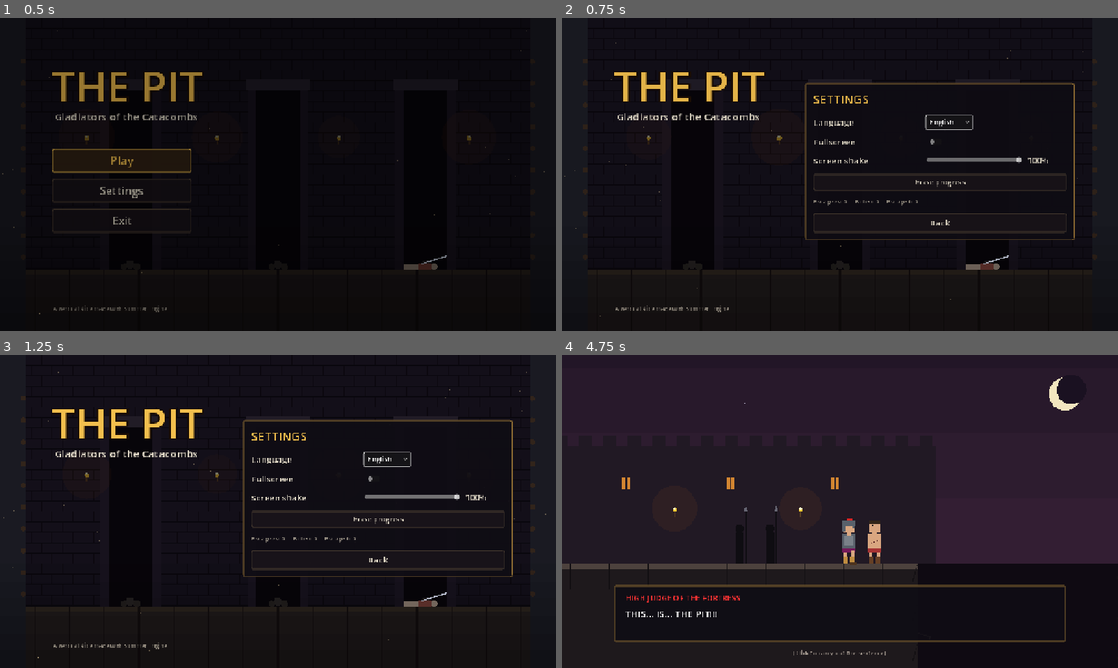
Above: before the commit, frames 1-4 (two rows, left to right).
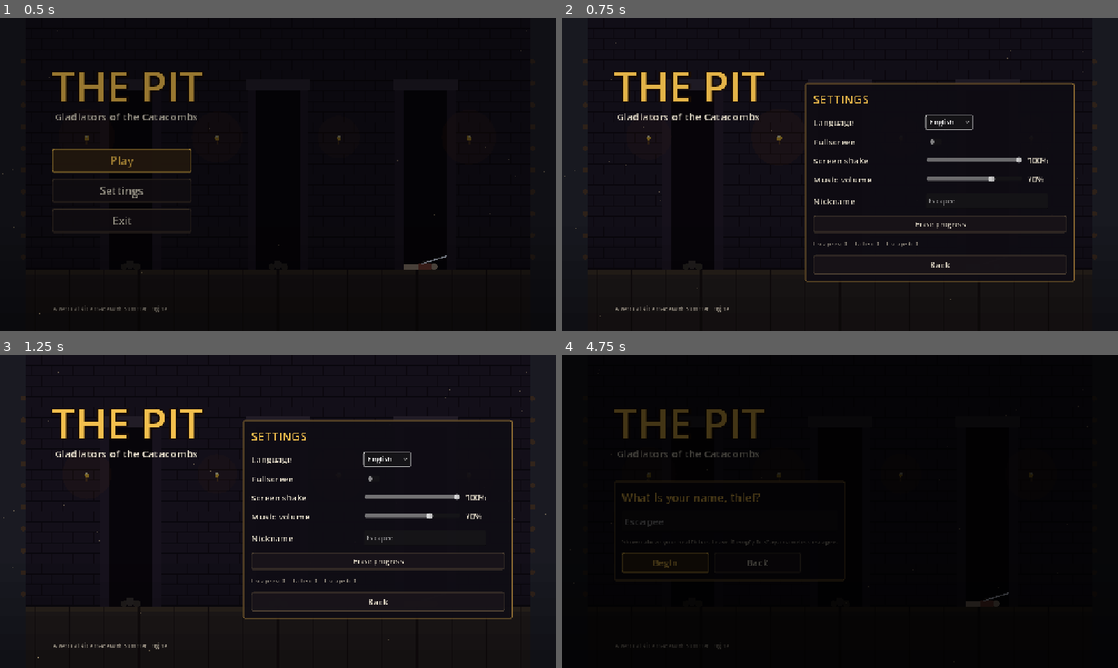
Above: after the commit, the same moments.

Repository: batikerik/Gladiators-of-the-Pit
Game: Godot game, scene res://scenes/main_menu.tscn
The game is run twice, just before and just after one commit, with the same random seed, the same clock (stepped at 60 frames per second) and the same inputs.
Inputs (mouse positions are in pixels of both pictures, inside the frame that each line leads up to):
- Up to frame 1 (0.5 s): no input
- Up to frame 2 (0.75 s): click "Settings" at 0.5 s
- Up to frame 3 (1.25 s): no input
- Up to frame 4 (4.75 s): click "Back" at 1.25 s; click "Play" at 2 s; click (756, 561) at 2.75 s, where only the run after the commit has a clickable "Back"; click (684, 495) at 3.5 s, where only the run after the commit has a clickable "Play"; click (667, 561) at 4.25 s, where only the run after the commit has a clickable "Begin"

Frame 1 is identical in both runs. In frame 2, 2.4% of the frame differs, in the area x 43-93%, y 49-85%; in frame 3, 2.6%; in frame 4, 75%, in the area x 0-100%, y 0-100%.

Commit message:
Music (tavern theme for menu/map/calm rooms, skirmish theme for fights, crossfade, volume setting) and player nicknames shown above the health bar and on corpses
Co-Authored-By: Claude Opus 5.5 <noreply@anthropic.com>

Diff:
--- a/project.godot
+++ b/project.godot
@@ -20,6 +20,7 @@
 RunState="*res://scripts/run_state.gd"
 InventoryScreen="*res://scripts/ui/inventory_screen.gd"
 PauseMenu="*res://scripts/ui/pause_menu.gd"
+Music="*res://scripts/music.gd"
 
 [display]
 
--- a/scripts/i18n/locale_ru.gd
+++ b/scripts/i18n/locale_ru.gd
@@ -197,4 +197,10 @@
 	"Main menu": "Главное меню",
 	"Quit game": "Выйти из игры",
 	"[Enter] — main menu": "[Enter] — в главное меню",
+	# -- Nickname & music
+	"What is your name, thief?": "Как тебя зовут, вор?",
+	"Shown above your health bar. Leave it empty to stay a nameless escapee.": "Имя будет над полоской здоровья. Оставь пустым — останешься безымянным беглецом.",
+	"Begin": "Начать",
+	"Music volume": "Громкость музыки",
+	"Nickname": "Никнейм",
 }
--- /dev/null
+++ b/scripts/music.gd
@@ -0,0 +1,67 @@
+extends Node
+## Autoload "Music": picks the soundtrack from the current scene and
+## crossfades between tracks, so music never cuts off on a scene change.
+##   tavern — main menu, the descent map, intro, campfire and cache rooms
+##   fight  — every fight with the AI (tutorial, combat rooms, boss, arena)
+## Keeps playing while the game is paused. Volume: Settings.music_volume.
+
+const TRACKS: Dictionary = {
+	&"tavern": preload("res://audio/music/cozy_tavern_hearth.mp3"),
+	&"fight": preload("res://audio/music/skirmish_on_the_road.mp3"),
+}
+## Scene root name -> track (&"" = fade to silence). Unlisted scenes keep
+## whatever is playing.
+const SCENE_TRACKS: Dictionary = {
+	"MainMenu": &"tavern", "IntroCutscene": &"tavern", "CatacombMap": &"tavern",
+	"SafeRoom": &"tavern", "LootRoom": &"tavern",
+	"TutorialRoom": &"fight", "CombatRoom": &"fight", "Arena": &"fight",
+	"RunEndScreen": &"",
+}
+const FADE_TIME: float = 1.2
+
+var current_track: StringName = &""
+var _players: Array[AudioStreamPlayer] = []
+var _active: int = 0
+var _last_scene: Node = null
+
+func _ready() -> void:
+	process_mode = Node.PROCESS_MODE_ALWAYS
+	for i in 2:
+		var p := AudioStreamPlayer.new()
+		p.volume_db = -80.0
+		add_child(p)
+		_players.append(p)
+	Settings.changed.connect(_apply_volume)
+
+func _process(_delta: float) -> void:
+	var scene := get_tree().current_scene
+	if scene != _last_scene:
+		_last_scene = scene
+		if scene and SCENE_TRACKS.has(String(scene.name)):
+			play(SCENE_TRACKS[String(scene.name)])
+
+## Crossfade to a track (&"" fades out). Same track keeps playing uninterrupted.
+func play(track: StringName) -> void:
+	if track == current_track:
+		return
+	current_track = track
+	var old := _players[_active]
+	_active = 1 - _active
+	var new := _players[_active]
+	var tw := create_tween().set_parallel(true)
+	tw.tween_property(old, "volume_db", -80.0, FADE_TIME)
+	if track != &"":
+		var stream: AudioStreamMP3 = TRACKS[track]
+		stream.loop = true
+		new.stream = stream
+		new.volume_db = -80.0
+		new.play()
+		tw.tween_property(new, "volume_db", _target_db(), FADE_TIME)
+	tw.chain().tween_callback(old.stop)
+
+func _target_db() -> float:
+	return linear_to_db(maxf(Settings.music_volume, 0.0001))
+
+func _apply_volume() -> void:
+	if current_track != &"":
+		_players[_active].volume_db = _target_db()
--- a/scripts/run_end_screen.gd
+++ b/scripts/run_end_screen.gd
@@ -58,9 +58,9 @@
 
 	var sub_text: String
 	if victory:
-		sub_text = tr("%s defeated the Armoured Survivor and climbed out of the Pit.") % RunState.escapee_name(int(result.get("runner", 1)))
+		sub_text = tr("%s defeated the Armoured Survivor and climbed out of the Pit.") % RunState.escapee_name(int(result.get("runner", 1)), str(result.get("nick", "")))
 	else:
-		sub_text = tr("%s died at depth %d — %s.") % [RunState.escapee_name(int(result.get("runner", 1))), result["depth"],
+		sub_text = tr("%s died at depth %d — %s.") % [RunState.escapee_name(int(result.get("runner", 1)), str(result.get("nick", ""))), result["depth"],
 			tr(ROOM_NAMES.get(result.get("room_type", "combat"), "in the catacombs"))]
 	_label(layer, sub_text, 20, Color(0.9, 0.86, 0.78)).position = Vector2(0, 200)
 
--- a/scripts/run_state.gd
+++ b/scripts/run_state.gd
@@ -54,7 +54,8 @@
 var thief_no: int = 1
 var thief_name: String:
 	get:
-		return escapee_name(thief_no)
+		# The player's nickname when set, the numbered escapee otherwise
+		return Settings.nickname if Settings.nickname != "" else escapee_name(thief_no)
 var thief_cloth: Color = Color(0.65, 0.2, 0.2)
 var stats: Dictionary = {"kills": 0, "rooms": 0, "max_depth": 0}
 
@@ -113,11 +114,14 @@
 	if FileAccess.file_exists(legacy_path):
 		DirAccess.remove_absolute(ProjectSettings.globalize_path(legacy_path))
 
-func escapee_name(n: int) -> String:
+## "Nick (#3)" when a nickname was used, "Escapee #3" otherwise
+func escapee_name(n: int, nick: String = "") -> String:
+	if nick != "":
+		return "%s (#%d)" % [nick, n]
 	return tr("Escapee #%d") % n
 
 func corpse_name() -> String:
-	return escapee_name(int(corpse().get("runner", 0)))
+	return escapee_name(int(corpse().get("runner", 0)), str(corpse().get("nick", "")))
 
 func corpse() -> Dictionary:
 	return legacy.get("corpse", {})
@@ -136,11 +140,11 @@
 	legacy["deaths"] = int(legacy.get("deaths", 0)) + 1
 	legacy["best_depth"] = maxi(int(legacy.get("best_depth", 0)), stats["max_depth"])
 	legacy["corpse"] = {
-		"runner": thief_no, "layer": int(node.get("layer", 1)), "room_type": String(node.get("type", "combat")),
+		"runner": thief_no, "nick": Settings.nickname, "layer": int(node.get("layer", 1)), "room_type": String(node.get("type", "combat")),
 		"x": x, "items": items,
 	}
 	save_legacy()
-	last_result = {"victory": false, "runner": thief_no, "depth": int(node.get("layer", 1)),
+	last_result = {"victory": false, "runner": thief_no, "nick": Settings.nickname, "depth": int(node.get("layer", 1)),
 		"room_type": String(node.get("type", "combat")), "stats": stats.duplicate(), "corpse_items": items}
 	run_active = false
 
@@ -148,7 +152,7 @@
 	legacy["victories"] = int(legacy.get("victories", 0)) + 1
 	legacy["best_depth"] = maxi(int(legacy.get("best_depth", 0)), stats["max_depth"])
 	save_legacy()
-	last_result = {"victory": true, "runner": thief_no, "depth": stats["max_depth"],
+	last_result = {"victory": true, "runner": thief_no, "nick": Settings.nickname, "depth": stats["max_depth"],
 		"room_type": "boss", "stats": stats.duplicate(), "corpse_items": []}
 	run_active = false
 
--- a/scripts/settings.gd
+++ b/scripts/settings.gd
@@ -3,6 +3,8 @@
 ##   language      "en" (the game's own language) or "ru" (LocaleRu table)
 ##   fullscreen    window mode
 ##   screen_shake  0..1 multiplier on every camera shake
+##   music_volume  0..1 soundtrack volume (Music autoload)
+##   nickname      the player's name shown in fights (empty = "Escapee")
 ## Registers the Russian Translation with the TranslationServer on start.
 
 signal changed
@@ -14,6 +16,10 @@
 var language: String = "en"
 var fullscreen: bool = false
 var screen_shake: float = 1.0
+var music_volume: float = 0.7
+var nickname: String = ""
+
+const NICKNAME_MAX: int = 16
 
 func _ready() -> void:
 	var ru := Translation.new()
@@ -44,6 +50,15 @@
 	screen_shake = clampf(value, 0.0, 1.0)
 	_commit()
 
+func set_music_volume(value: float) -> void:
+	music_volume = clampf(value, 0.0, 1.0)
+	_commit()
+
+## Trimmed, at most NICKNAME_MAX characters; empty means the default name.
+func set_nickname(value: String) -> void:
+	nickname = value.strip_edges().left(NICKNAME_MAX)
+	_commit()
+
 func _commit() -> void:
 	apply()
 	save_settings()
@@ -58,10 +73,14 @@
 		language = "en"
 	fullscreen = bool(cfg.get_value("video", "fullscreen", fullscreen))
 	screen_shake = clampf(float(cfg.get_value("video", "screen_shake", screen_shake)), 0.0, 1.0)
+	music_volume = clampf(float(cfg.get_value("audio", "music_volume", music_volume)), 0.0, 1.0)
+	nickname = str(cfg.get_value("player", "nickname", nickname))
 
 func save_settings() -> void:
 	var cfg := ConfigFile.new()
 	cfg.set_value("general", "language", language)
 	cfg.set_value("video", "fullscreen", fullscreen)
 	cfg.set_value("video", "screen_shake", screen_shake)
+	cfg.set_value("audio", "music_volume", music_volume)
+	cfg.set_value("player", "nickname", nickname)
 	cfg.save(settings_path)
--- a/scripts/ui/main_menu.gd
+++ b/scripts/ui/main_menu.gd
@@ -10,6 +10,8 @@
 var _ui: CanvasLayer
 var _menu: VBoxContainer
 var _settings: SettingsPanel
+var _name_panel: PanelContainer
+var _name_edit: LineEdit
 var _fade: ColorRect
 var _leaving: bool = false
 var _dust: Array[Vector3] = []   # x, y, speed
@@ -87,6 +89,8 @@
 	_settings.closed.connect(_close_settings)
 	_ui.add_child(_settings)
 
+	_build_name_panel()
+
 	_fade = ColorRect.new()
 	_fade.color = Color.BLACK
 	_fade.mouse_filter = Control.MOUSE_FILTER_IGNORE
@@ -110,10 +114,64 @@
 	else:
 		stats.text = ""
 	(_ui.get_node("Hint") as Label).text = tr("A vertical slice made with Summer Engine")
+	if _name_panel:
+		(_name_panel.find_child("NameTitle", true, false) as Label).text = tr("What is your name, thief?")
+		(_name_panel.find_child("NameHint", true, false) as Label).text = tr("Shown above your health bar. Leave it empty to stay a nameless escapee.")
+		(_name_panel.find_child("Begin", true, false) as Button).text = tr("Begin")
+		(_name_panel.find_child("NameBack", true, false) as Button).text = tr("Back")
+		_name_edit.placeholder_text = tr("Escapee")
 
+## Play first asks for the thief's name (remembered in Settings).
 func _on_play() -> void:
 	if _leaving:
 		return
+	_menu.visible = false
+	_name_panel.visible = true
+	_name_edit.text = Settings.nickname
+	_name_edit.grab_focus()
+	_name_edit.select_all()
+
+func _build_name_panel() -> void:
+	_name_panel = PanelContainer.new()
+	_name_panel.add_theme_stylebox_override("panel", UiStyle.panel_box())
+	_name_panel.position = Vector2(120, 290)
+	_name_panel.visible = false
+	var box := VBoxContainer.new()
+	box.add_theme_constant_override("separation", 14)
+	_name_panel.add_child(box)
+	var title := UiStyle.make_label("", 26, UiStyle.GOLD)
+	title.name = "NameTitle"
+	box.add_child(title)
+	_name_edit = LineEdit.new()
+	_name_edit.max_length = Settings.NICKNAME_MAX
+	_name_edit.custom_minimum_size = Vector2(420, 48)
+	_name_edit.add_theme_font_size_override("font_size", 24)
+	_name_edit.text_submitted.connect(func(_t: String) -> void: _begin())
+	box.add_child(_name_edit)
+	var hint := UiStyle.make_label("", 14, UiStyle.TEXT_DIM)
+	hint.name = "NameHint"
+	box.add_child(hint)
+	var row := HBoxContainer.new()
+	row.add_theme_constant_override("separation", 12)
+	var begin := UiStyle.make_button("", _begin, 22, 200)
+	begin.name = "Begin"
+	row.add_child(begin)
+	var back := UiStyle.make_button("", _cancel_name, 22, 200)
+	back.name = "NameBack"
+	row.add_child(back)
+	box.add_child(row)
+	_ui.add_child(_name_panel)
+
+func _cancel_name() -> void:
+	_name_panel.visible = false
+	_menu.visible = true
+	(_menu.get_node("Play") as Button).grab_focus()
+
+## Save the name and start the descent.
+func _begin() -> void:
+	if _leaving:
+		return
+	Settings.set_nickname(_name_edit.text)
 	_leaving = true
 	var tw := create_tween()
 	tw.tween_property(_fade, "modulate:a", 1.0, 0.6)
--- a/scripts/ui/settings_panel.gd
+++ b/scripts/ui/settings_panel.gd
@@ -71,6 +71,38 @@
 	shake_row.add_child(value_label)
 	_box.add_child(_row(tr("Screen shake"), shake_row))
 
+	# Music volume
+	var music_row := HBoxContainer.new()
+	music_row.add_theme_constant_override("separation", 12)
+	var music := HSlider.new()
+	music.min_value = 0
+	music.max_value = 100
+	music.step = 5
+	music.value = Settings.music_volume * 100.0
+	music.custom_minimum_size = Vector2(220, 24)
+	var music_label := UiStyle.make_label("%d%%" % int(music.value), 18)
+	music_label.custom_minimum_size = Vector2(56, 0)
+	music.value_changed.connect(func(v: float) -> void:
+		music_label.text = "%d%%" % int(v)
+		Settings.music_volume = v / 100.0
+		Music._apply_volume())
+	music.drag_ended.connect(func(_changed: bool) -> void: Settings.set_music_volume(music.value / 100.0))
+	music_row.add_child(music)
+	music_row.add_child(music_label)
+	_box.add_child(_row(tr("Music volume"), music_row))
+
+	# Nickname
+	var nick := LineEdit.new()
+	nick.text = Settings.nickname
+	nick.max_length = Settings.NICKNAME_MAX
+	nick.placeholder_text = tr("Escapee")
+	nick.custom_minimum_size = Vector2(280, 36)
+	nick.text_submitted.connect(func(t: String) -> void: Settings.set_nickname(t))
+	nick.focus_exited.connect(func() -> void:
+		if nick.text.strip_edges() != Settings.nickname:
+			Settings.set_nickname(nick.text))
+	_box.add_child(_row(tr("Nickname"), nick))
+
 	# Erase progress (two presses)
 	var lg := RunState.legacy
 	var reset_text := tr("Erase progress")
--- a/tests/menu_i18n_test.gd
+++ b/tests/menu_i18n_test.gd
@@ -166,14 +166,23 @@
 	_press_esc()
 	await _frames(3)
 	_check(not PauseMenu.is_open(), "no pause menu on the title screen")
+	_check(Music.current_track == &"tavern", "the menu plays Cozy Tavern Hearth")
 	play.pressed.emit()
-	_check(await _wait_scene("IntroCutscene") != null, "Play starts the intro")
+	_check(menu._name_panel.visible and not menu._menu.visible, "Play first asks for the thief's name")
+	menu._name_edit.text = "Spartacus the Great Thief"
+	menu._name_edit.text_submitted.emit(menu._name_edit.text)
+	_check(Settings.nickname == "Spartacus the Gr", "the name is trimmed to %d letters and saved" % Settings.NICKNAME_MAX)
+	_check(await _wait_scene("IntroCutscene") != null, "Begin starts the intro")
+	RunState.new_run(5)
+	_check(RunState.thief_name == "Spartacus the Gr" and RunState.escapee_name(3, "Spartacus") == "Spartacus (#3)",
+		"the nickname is the thief's name; bodies read 'Nick (#3)'")
 
 func _test_pause_menu() -> void:
 	print("pause menu")
 	RunState.new_run(77)
 	get_tree().change_scene_to_file(RunState.MAP_SCENE)
 	await _wait_scene("CatacombMap")
+	_check(Music.current_track == &"tavern", "the map keeps the tavern music")
 	_press_esc()
 	await _frames(3)
 	_check(PauseMenu.is_open() and get_tree().paused, "Esc on the map pauses the game")
@@ -182,7 +191,11 @@
 	_check(not PauseMenu.is_open() and not get_tree().paused, "Esc again resumes")
 
 	get_tree().change_scene_to_file(RunState.enter_node(RunState.available_nodes()[0]["id"]))
-	await _wait_scene("CombatRoom")
+	var fight_room: CombatRoom = await _wait_scene("CombatRoom")
+	await _frames(2)
+	_check(Music.current_track == &"fight", "fights play Skirmish on the Road")
+	_check(fight_room.hud.player_name_label.text == "Spartacus the Gr", "the nickname sits above the health bar")
+	Settings.nickname = ""
 	InventoryScreen.open()
 	await _frames(1)
 	_press_esc()
Not shown, added: scripts/music.gd.uid
Not shown, changed: DEVLOG_GENAI.md
Not shown, added: audio/music/cozy_tavern_hearth.mp3
Not shown, added: audio/music/skirmish_on_the_road.mp3
Not shown, added: run_web.bat
